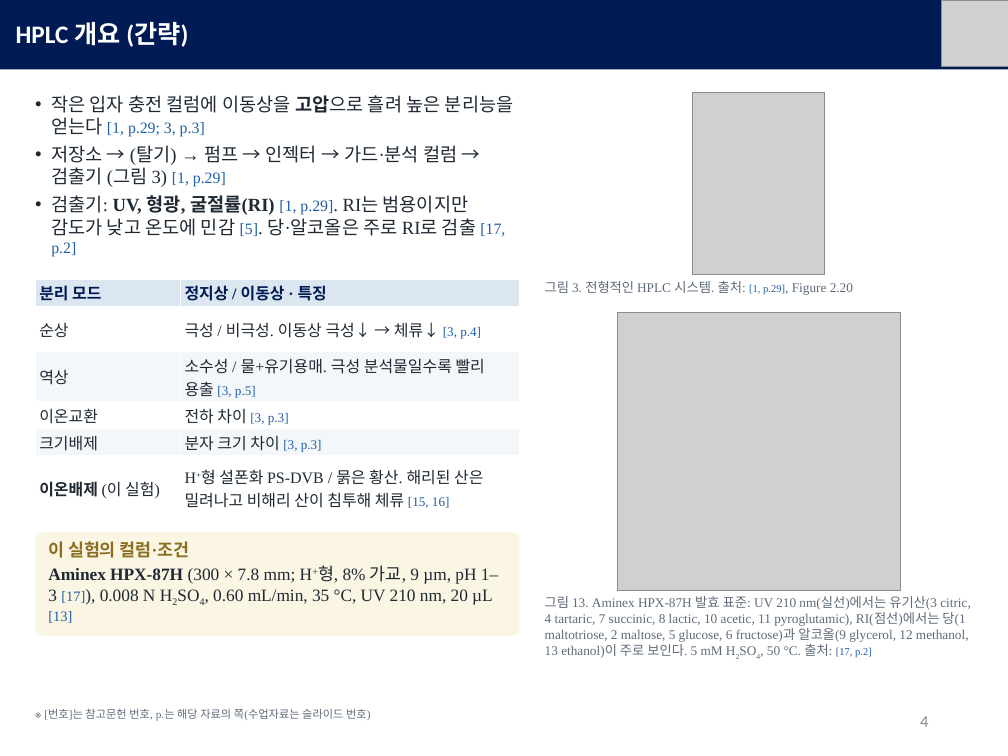
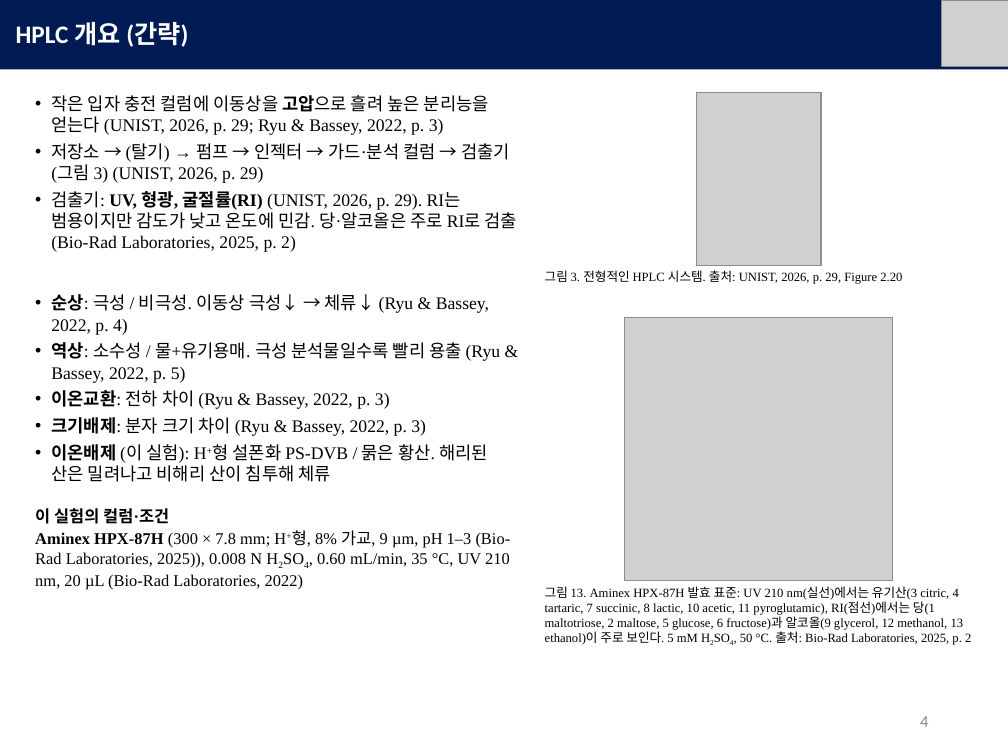
Before and after one commit to mingyu221/office, a slide deck: slide 4 of HPLC_formate_slides_KO.pptx. Drawn at 1008x756 pixels with LibreOffice and Linux fonts; fonts in the diff are those of the drawing; grey boxes stand for pictures. Boxes give left, top, right and bottom in pixels: in the first picture for what was removed or moved away, otherwise in the second. Text is boxed around its words. In the diff, an @@ line names an element or a change of style, - is before the commit and + after.

```diff
--- a/HPLC_formate_slides_KO.pptx
+++ b/HPLC_formate_slides_KO.pptx
@@ text at [51,95,517,252]: text changed; size 13.3 to 12.6 pt; text colour #1F2933 to #000000 @@
-• 작은 입자 충전 컬럼에 이동상을 고압으로 흘려 높은 분리능을 얻는다 [1, p.29; 3, p.3]
-• 저장소 → (탈기) → 펌프 → 인젝터 → 가드·분석 컬럼 → 검출기 (그림 3) [1, p.29]
-• 검출기: UV, 형광, 굴절률(RI) [1, p.29]. RI는 범용이지만 감도가 낮고 온도에 민감 [5]. 당·알코올은 주로 RI로 검출 [17, p.2]
+• 작은 입자 충전 컬럼에 이동상을 고압으로 흘려 높은 분리능을 얻는다 (UNIST, 2026, p. 29; Ryu & Bassey, 2022, p. 3)
+• 저장소 → (탈기) → 펌프 → 인젝터 → 가드·분석 컬럼 → 검출기 (그림 3) (UNIST, 2026, p. 29)
+• 검출기: UV, 형광, 굴절률(RI) (UNIST, 2026, p. 29). RI는 범용이지만 감도가 낮고 온도에 민감. 당·알코올은 주로 RI로 검출 (Bio-Rad Laboratories, 2025, p. 2)
@@ picture: place and size @@
-picture at [692,93,825,274]
+picture at [697,93,822,265]
@@ table removed at [35,279,519,513], 6 rows, 2 columns @@
-분리 모드 | 정지상 / 이동상 · 특징
-순상 | 극성 / 비극성. 이동상 극성↓ → 체류↓ [3, p.4]
-역상 | 소수성 / 물+유기용매. 극성 분석물일수록 빨리 용출 [3, p.5]
-이온교환 | 전하 차이 [3, p.3]
-크기배제 | 분자 크기 차이 [3, p.3]
-이온배제 (이 실험) | H+형 설폰화 PS-DVB / 묽은 황산. 해리된 산은 밀려나고 비해리 산이 침투해 체류 [15, 16]
@@ text added at [51,294,501,482], 12.6 pt, text #000000 @@
+• 순상: 극성 / 비극성. 이동상 극성↓ → 체류↓ (Ryu & Bassey, 2022, p. 4)
+• 역상: 소수성 / 물+유기용매. 극성 분석물일수록 빨리 용출 (Ryu & Bassey, 2022, p. 5)
+• 이온교환: 전하 차이 (Ryu & Bassey, 2022, p. 3)
+• 크기배제: 분자 크기 차이 (Ryu & Bassey, 2022, p. 3)
+• 이온배제 (이 실험): H+형 설폰화 PS-DVB / 묽은 황산. 해리된 산은 밀려나고 비해리 산이 침투해 체류
@@ text at [545,270,902,284]: text changed; size 9.5 to 9 pt; text colour #5F6B7A to #000000 @@
-그림 3. 전형적인 HPLC 시스템. 출처: [1, p.29], Figure 2.20
+그림 3. 전형적인 HPLC 시스템. 출처: UNIST, 2026, p. 29, Figure 2.20
@@ picture: place and size @@
-picture at [617,312,900,590]
+picture at [625,318,893,581]
@@ text at [35,508,169,524]: size 12.3 to 11.7 pt, text colour #8A6D1F to #000000 in "이 실험의 컬럼·조건" @@
@@ text "이 실험의 컬럼·조건": place and size @@
-text "이 실험의 컬럼·조건" at [48,541,498,623]
+text "이 실험의 컬럼·조건" at [35,508,511,590]
@@ text at [35,530,511,590]: text changed; size 12.3 to 11.7 pt; text colour #1F2933 to #000000 @@
-Aminex HPX-87H (300 × 7.8 mm; H+형, 8% 가교, 9 µm, pH 1–3 [17]), 0.008 N H2SO4, 0.60 mL/min, 35 °C, UV 210 nm, 20 µL [13]
+Aminex HPX-87H (300 × 7.8 mm; H+형, 8% 가교, 9 µm, pH 1–3 (Bio-Rad Laboratories, 2025)), 0.008 N H2SO4, 0.60 mL/min, 35 °C, UV 210 nm, 20 µL (Bio-Rad Laboratories, 2022)
@@ rounded rectangle removed at [35,532,519,635] @@
@@ text at [545,586,971,645]: text changed; size 9.5 to 9 pt; text colour #5F6B7A to #000000 @@
-그림 13. Aminex HPX-87H 발효 표준: UV 210 nm(실선)에서는 유기산(3 citric, 4 tartaric, 7 succinic, 8 lactic, 10 acetic, 11 pyroglutamic), RI(점선)에서는 당(1 maltotriose, 2 maltose, 5 glucose, 6 fructose)과 알코올(9 glycerol, 12 methanol, 13 ethanol)이 주로 보인다. 5 mM H2SO4, 50 °C. 출처: [17, p.2]
+그림 13. Aminex HPX-87H 발효 표준: UV 210 nm(실선)에서는 유기산(3 citric, 4 tartaric, 7 succinic, 8 lactic, 10 acetic, 11 pyroglutamic), RI(점선)에서는 당(1 maltotriose, 2 maltose, 5 glucose, 6 fructose)과 알코올(9 glycerol, 12 methanol, 13 ethanol)이 주로 보인다. 5 mM H2SO4, 50 °C. 출처: Bio-Rad Laboratories, 2025, p. 2
@@ text removed at [48,709,371,721] @@
-※ [번호]는 참고문헌 번호, p.는 해당 자료의 쪽(수업자료는 슬라이드 번호)
```
Also in this commit, not shown: 12 other slides changed, 2 slides removed, 3 other files.
